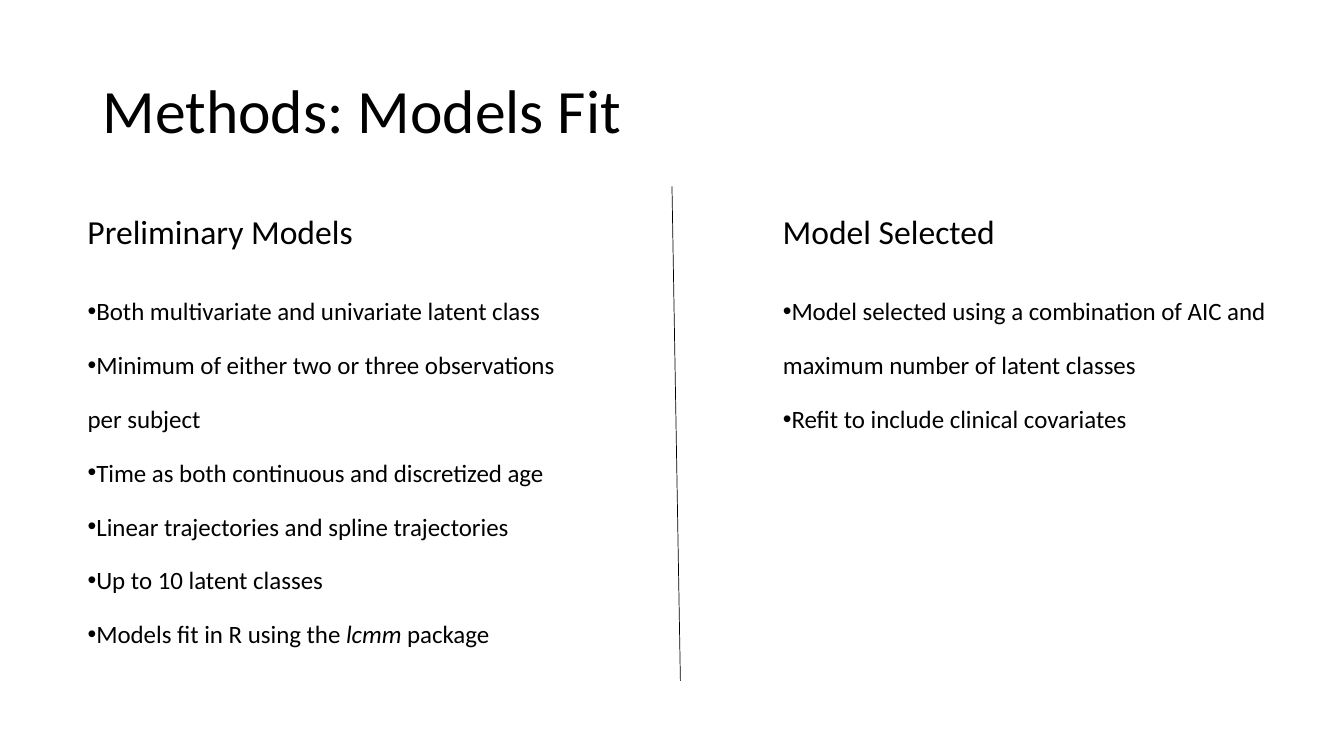
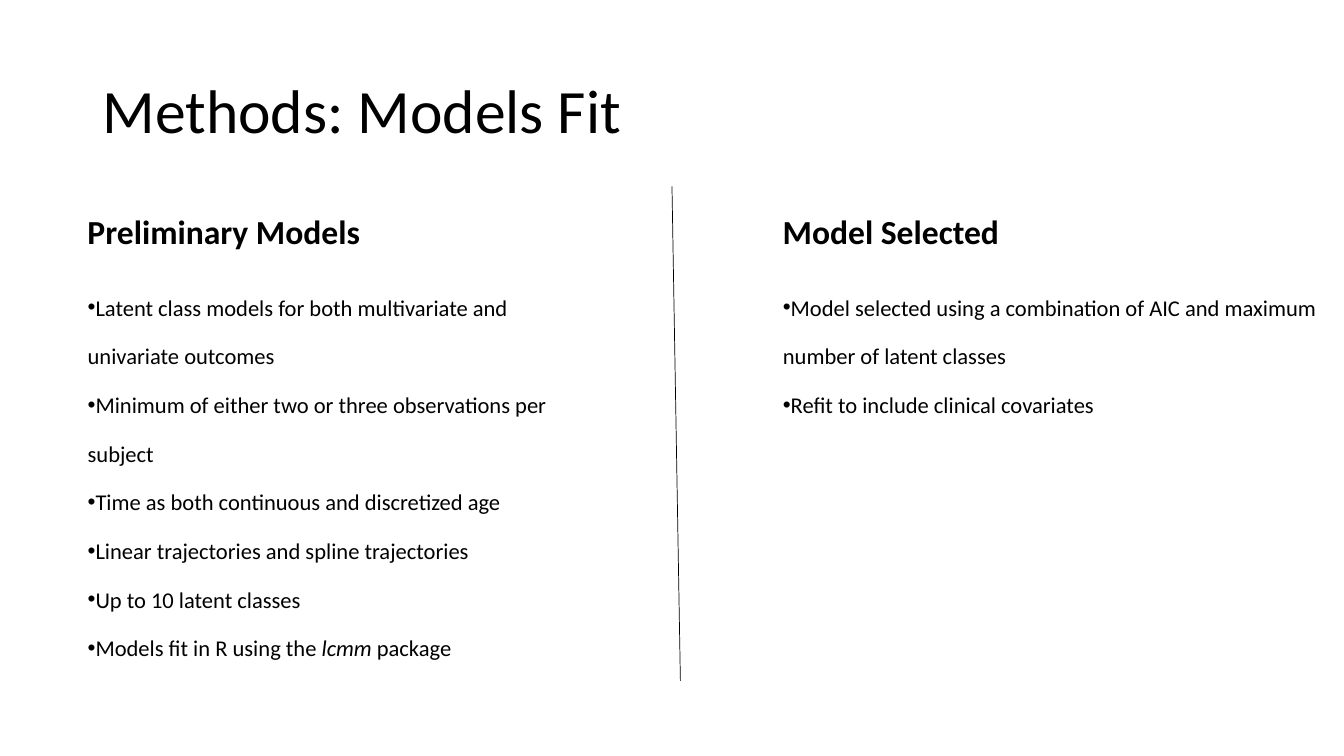
Before and after one commit to caseyicesakamoto/CUANSCHUTZ, a slide deck: slide 18 of Thesis/Results/Thesis Defense.pptx (slide 15 before the commit). Drawn at 1344x756 pixels with LibreOffice and Linux fonts; fonts in the diff are those of the drawing. Boxes give left, top, right and bottom in pixels: in the first picture for what was removed or moved away, otherwise in the second. Text is boxed around its words. In the diff, an @@ line names an element or a change of style, - is before the commit and + after.

```diff
--- a/Thesis/Results/Thesis Defense.pptx
+++ b/Thesis/Results/Thesis Defense.pptx
@@ text "Preliminary Models" at (87, 220, 360, 250): bold on @@
@@ text "Model Selected" at (783, 220, 999, 245): bold on @@
@@ text "Model selected using a combination ..." at (783, 300, 1316, 413): size 17.8 to 16.1 pt @@
@@ text at (88, 300, 507, 364): text changed; size 17.8 to 16.1 pt @@
-• Both multivariate and univariate latent class
+• Latent class models for both multivariate and univariate outcomes
@@ text at (88, 397, 546, 660): size 17.8 to 16.1 pt in "Minimum of either two or three observations ...", "Time as both continuous and discretized age", "Linear trajectories and spline trajectories", "Up to 10 latent classes" and 1 more places @@
```
Also in this commit, not shown: 19 other slides changed, 13 slides added, 2 slides removed, 3 other files.
